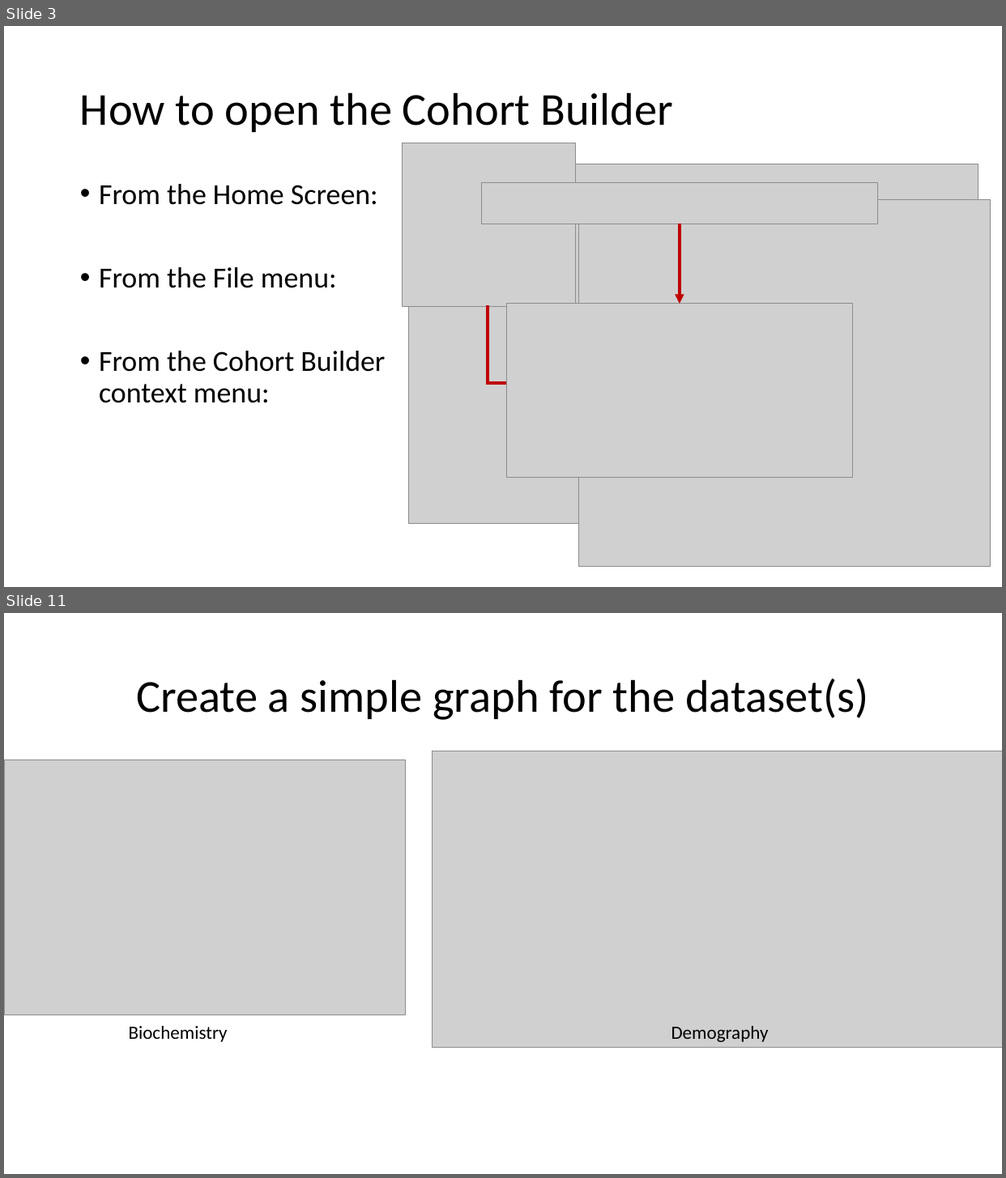
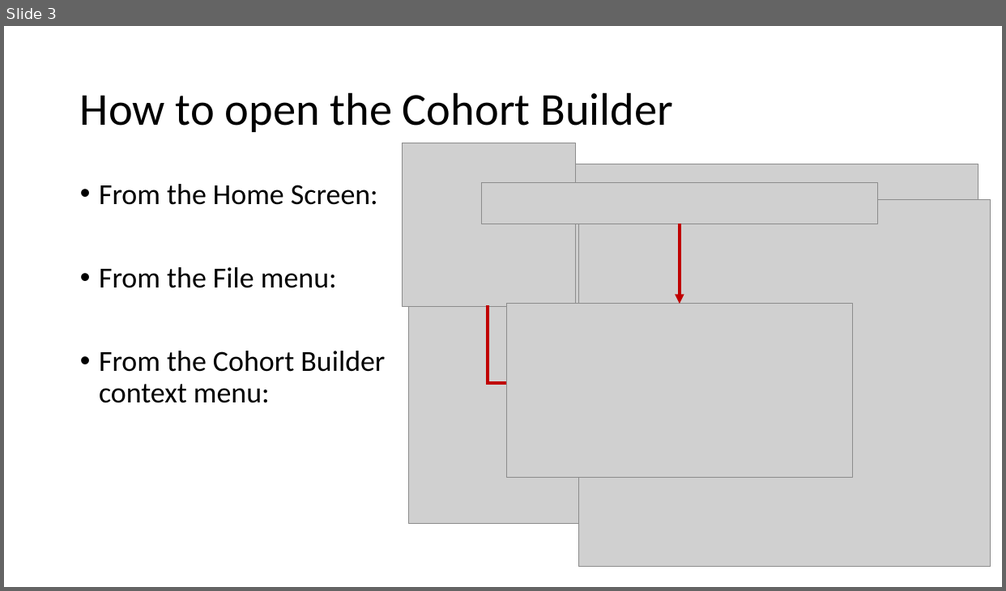
Before and after one commit to HicServices/RDMP, a slide deck: Documentation/Training/CohortBuilder.pptx. Shown one above the other, each under a label of ours: slides 3 and 11 before the commit, slide 3 after it; the slides between them are not shown. The pictures are 1006x1178 and 1006x591 pixels, drawn with LibreOffice and Linux fonts; fonts in the diff are those of the drawing; grey boxes stand for pictures. Boxes give left, top, right and bottom in pixels: in the first picture for what was removed or moved away, otherwise in the second. Text is boxed around its words. In the diff, an @@ line names an element or a change of style, - is before the commit and + after.

```diff
--- a/Documentation/Training/CohortBuilder.pptx
+++ b/Documentation/Training/CohortBuilder.pptx
@@ slide 11 removed at (4,613,1002,1174), background #FFFFFF @@
@@ title removed at (136,679,869,720) @@
-Create a simple graph for the dataset(s)
@@ picture removed at (432,752,1002,1047) @@
@@ picture removed at (4,760,405,1016) @@
@@ text removed at (129,1026,228,1042) @@
-Biochemistry
@@ text removed at (671,1026,769,1042) @@
-Demography
```
Also in this commit, not shown: 2 slides changed, 5 slides added, 12 other slides removed.
